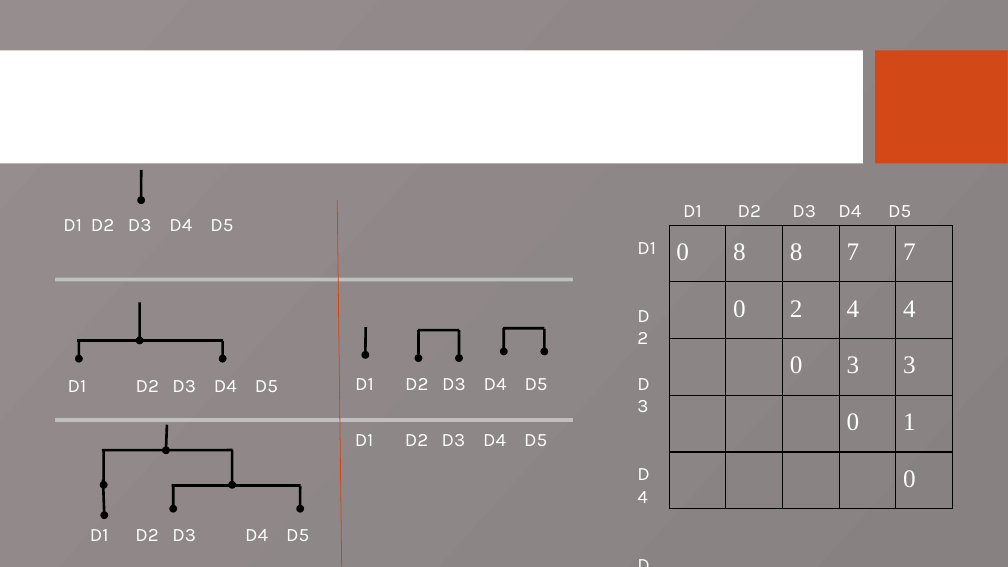
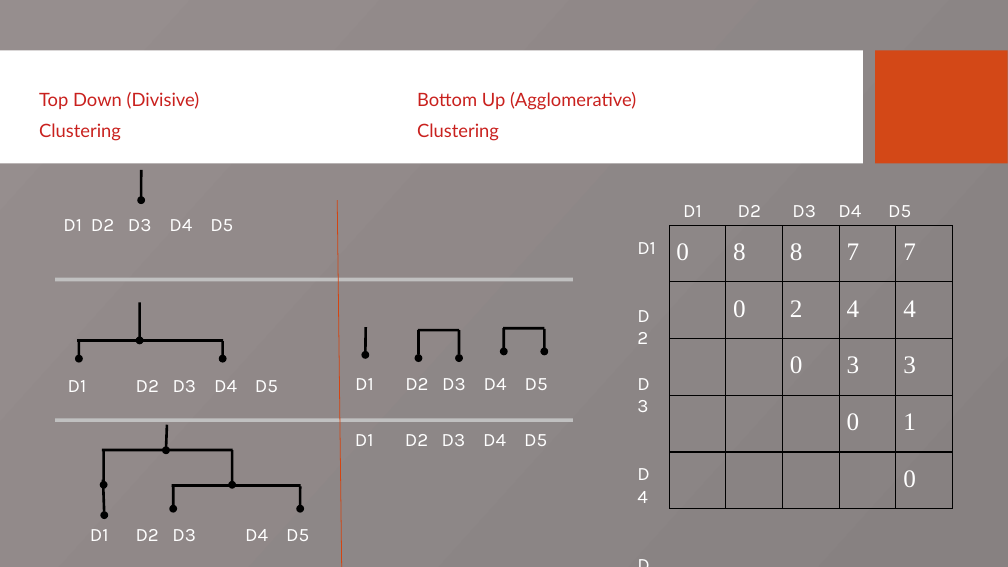
Before and after one commit to iffishells/Natural-Languag--Processing, a slide deck: slide 3 of Text-Mining/04-DocumentsClassifier/01-Clustering Overview.pptx. Drawn at 1008x567 pixels with LibreOffice and Linux fonts; fonts in the diff are those of the drawing; background and template pictures are left out. Boxes give left, top, right and bottom in pixels: in the first picture for what was removed or moved away, otherwise in the second. Text is boxed around its words. In the diff, an @@ line names an element or a change of style, - is before the commit and + after.

```diff
--- a/Text-Mining/04-DocumentsClassifier/01-Clustering Overview.pptx
+++ b/Text-Mining/04-DocumentsClassifier/01-Clustering Overview.pptx
@@ text "Top Down (Divisive) Bottom Up ..." at (39,92,636,141): size 20.4 to 17.5 pt, font Karla to Lato, text colour #FFFFFF to #C9211E @@
```
Also in this commit, not shown: 3 other slides changed, 28 other files.
